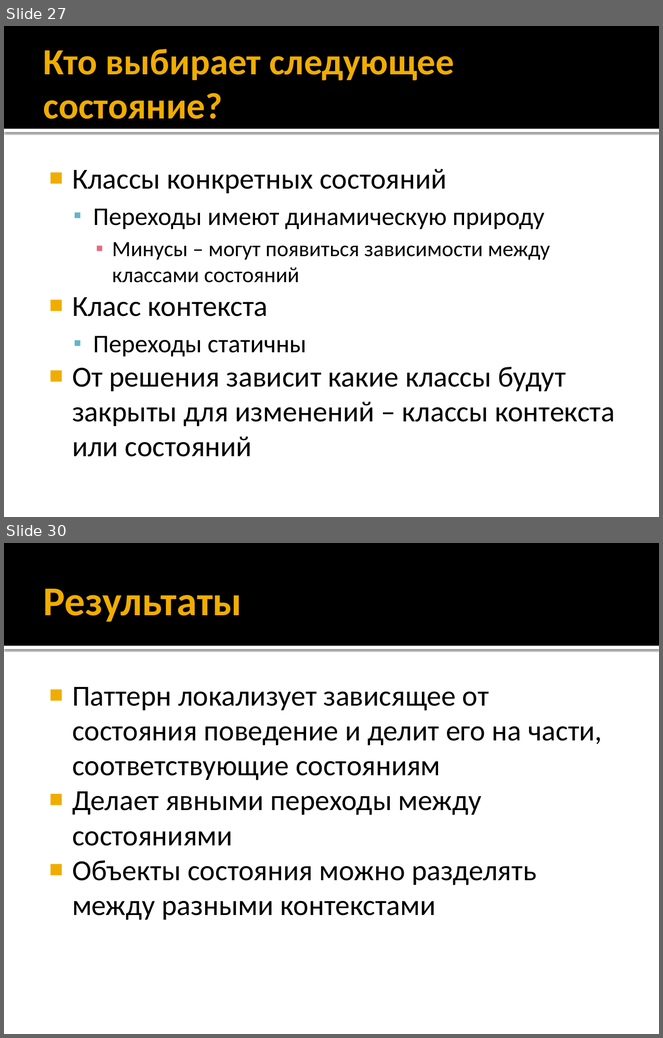
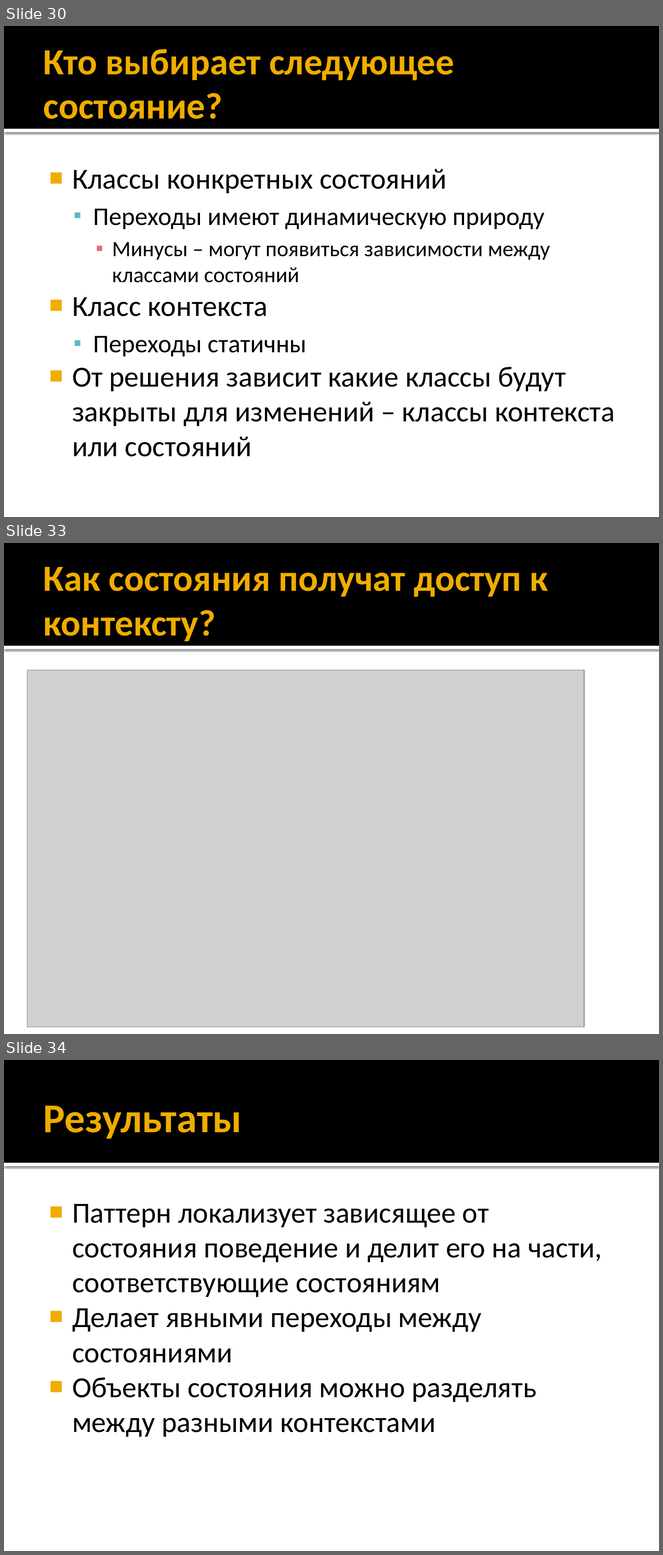
Before and after one commit to alexey-malov/ood, a slide deck: lectures/11.state/state.pptx. Shown one above the other, each under a label of ours: slides 27 and 30 before the commit, slides 30, 33 and 34 after it; the slides between them are not shown. The pictures are 663x1038 and 663x1555 pixels, drawn with LibreOffice and Linux fonts; fonts in the diff are those of the drawing; grey boxes stand for pictures. Boxes give left, top, right and bottom in pixels: in the first picture for what was removed or moved away, otherwise in the second. Text is boxed around its words. In the diff, an @@ line names an element or a change of style, - is before the commit and + after.

```diff
--- a/lectures/11.state/state.pptx
+++ b/lectures/11.state/state.pptx
@@ slide 33 added at (4, 543, 659, 1034), background #FFFFFF; not listed: 2 template elements that a slide beside it also shows @@
@@ title added at (44, 567, 548, 641), 40.5 pt, text #F0AD00, bold @@
+Как состояния получат доступ к контексту?
@@ picture added at (27, 670, 584, 1028) @@
@@ what was slide 27 is now slide 30 @@
@@ what was slide 30 is now slide 34 @@
```
Also in this commit, not shown: 9 slides changed, 5 other slides added, 1 other file.
